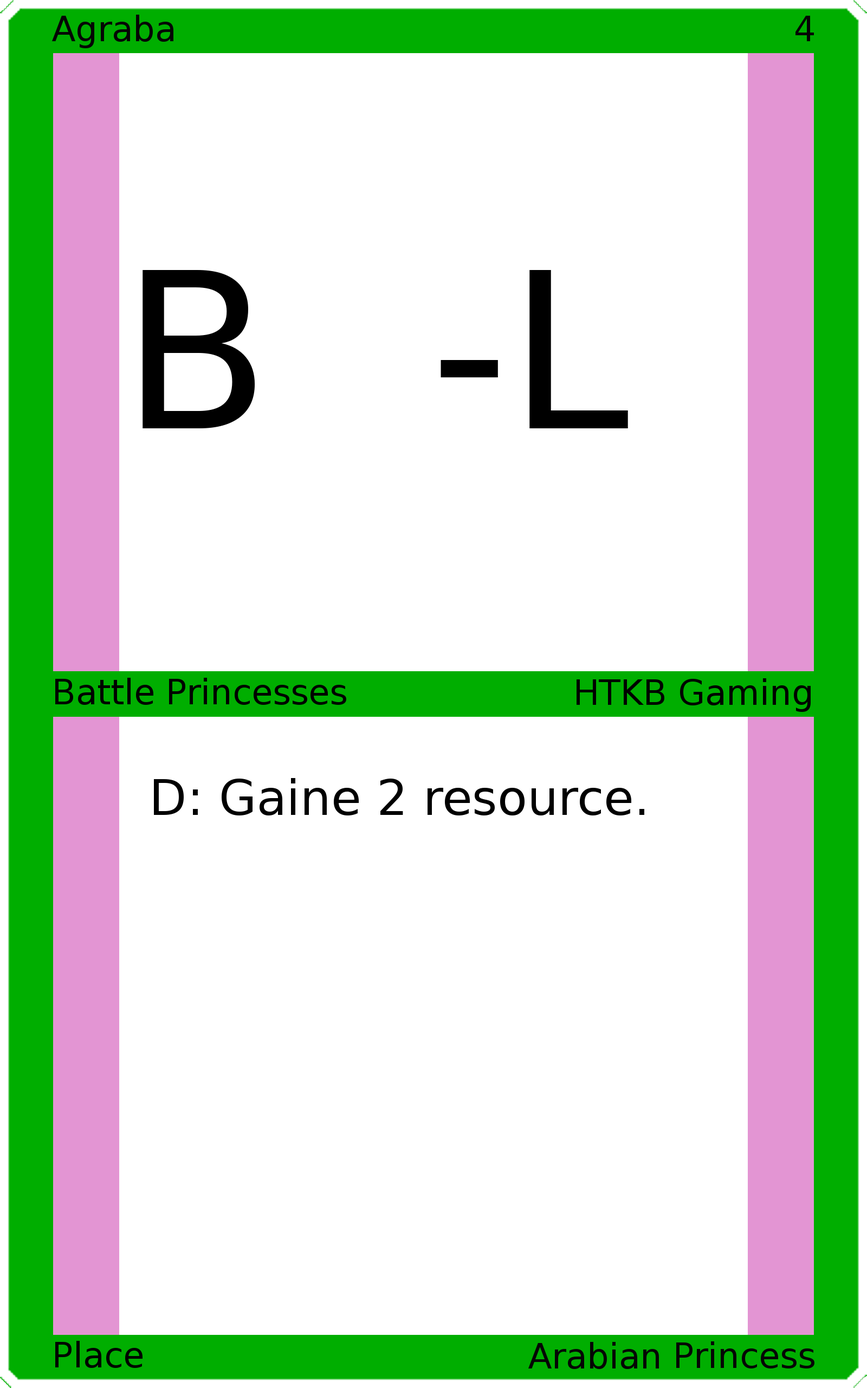
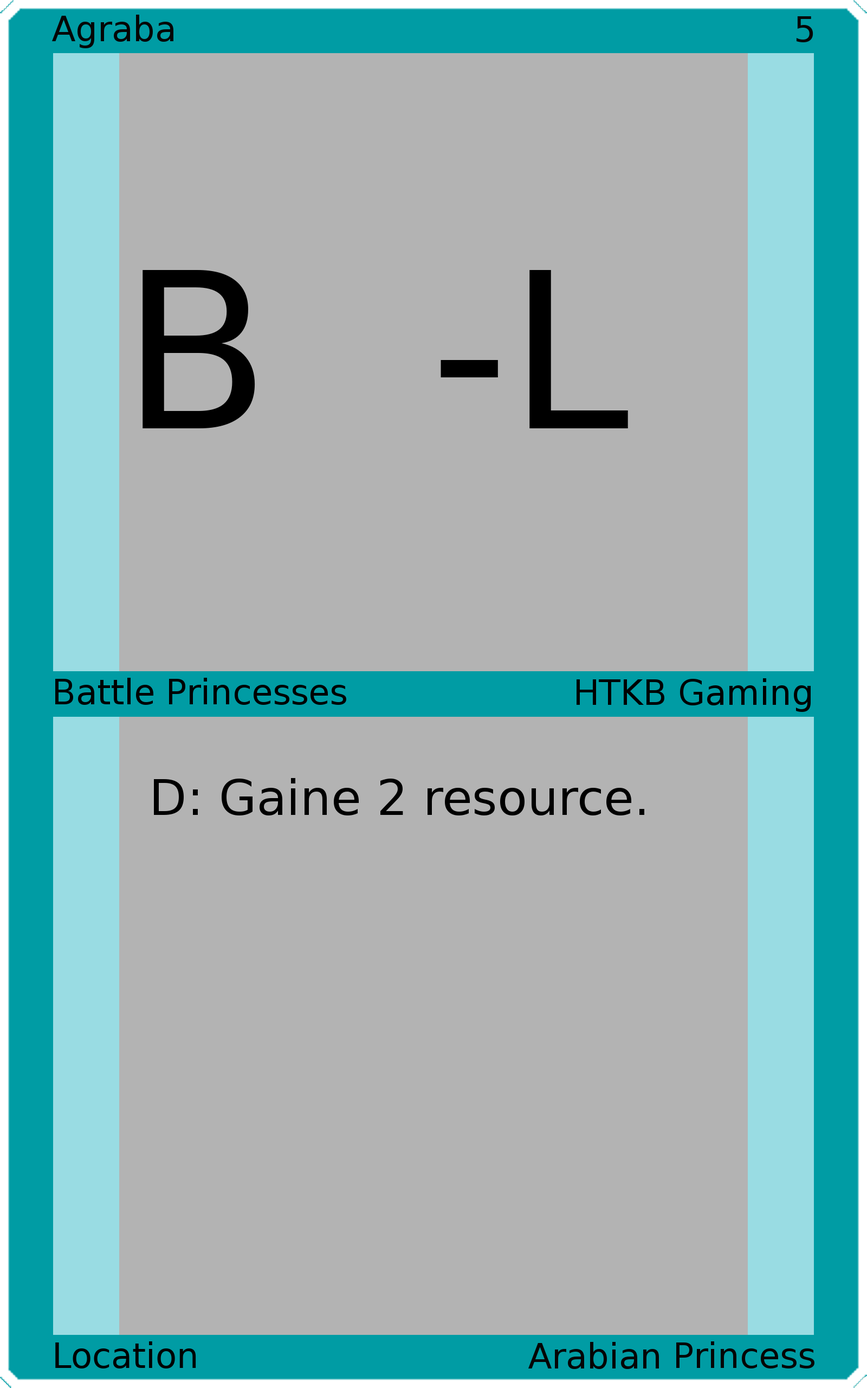
Two versions of the same layered image (867 × 1388). Layer-by-layer changes:
painted on "Upper Right" over [795, 15, 815, 43]
painted on "Bottom Left" over [55, 1340, 197, 1369]
painted on "Border" over [0, 0, 867, 1388]
painted on "Top Background" over [119, 52, 748, 673]
painted on "Bottom Background" over [119, 715, 748, 1336]
painted on "Background" over [35, 35, 832, 1352]
